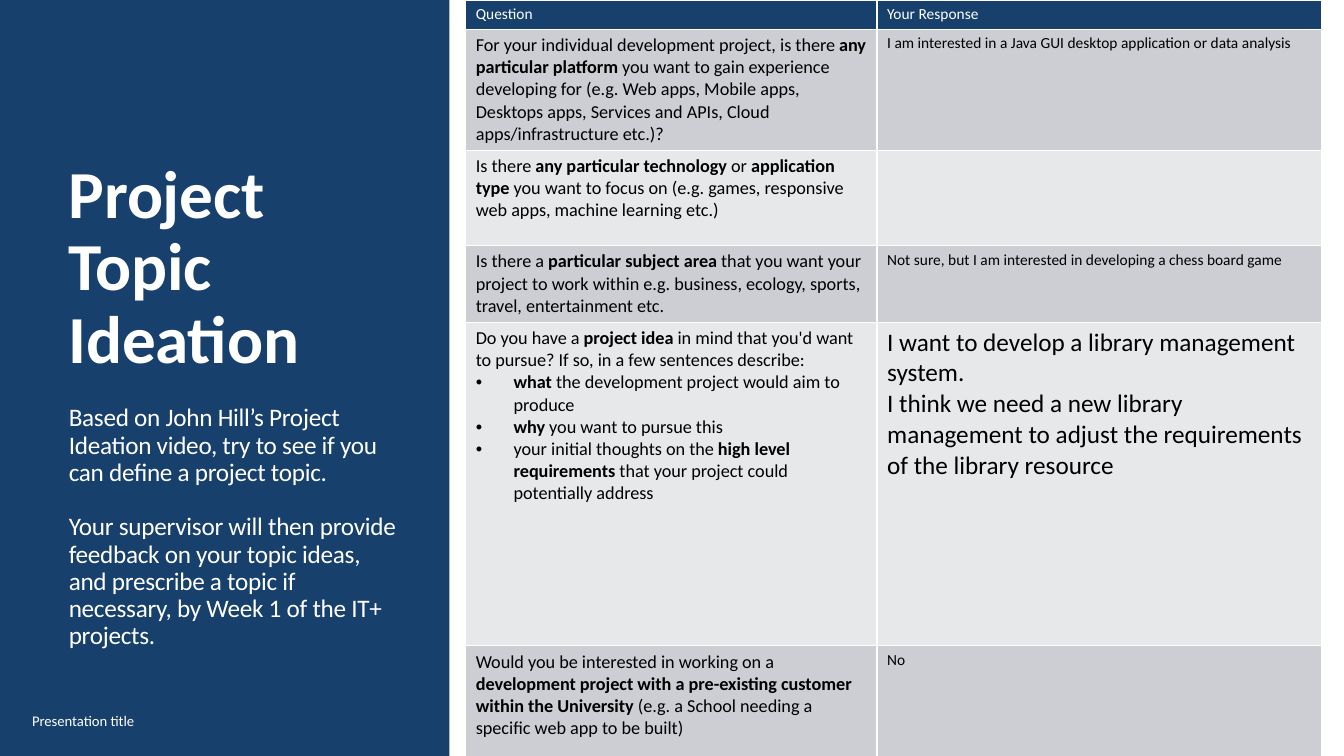
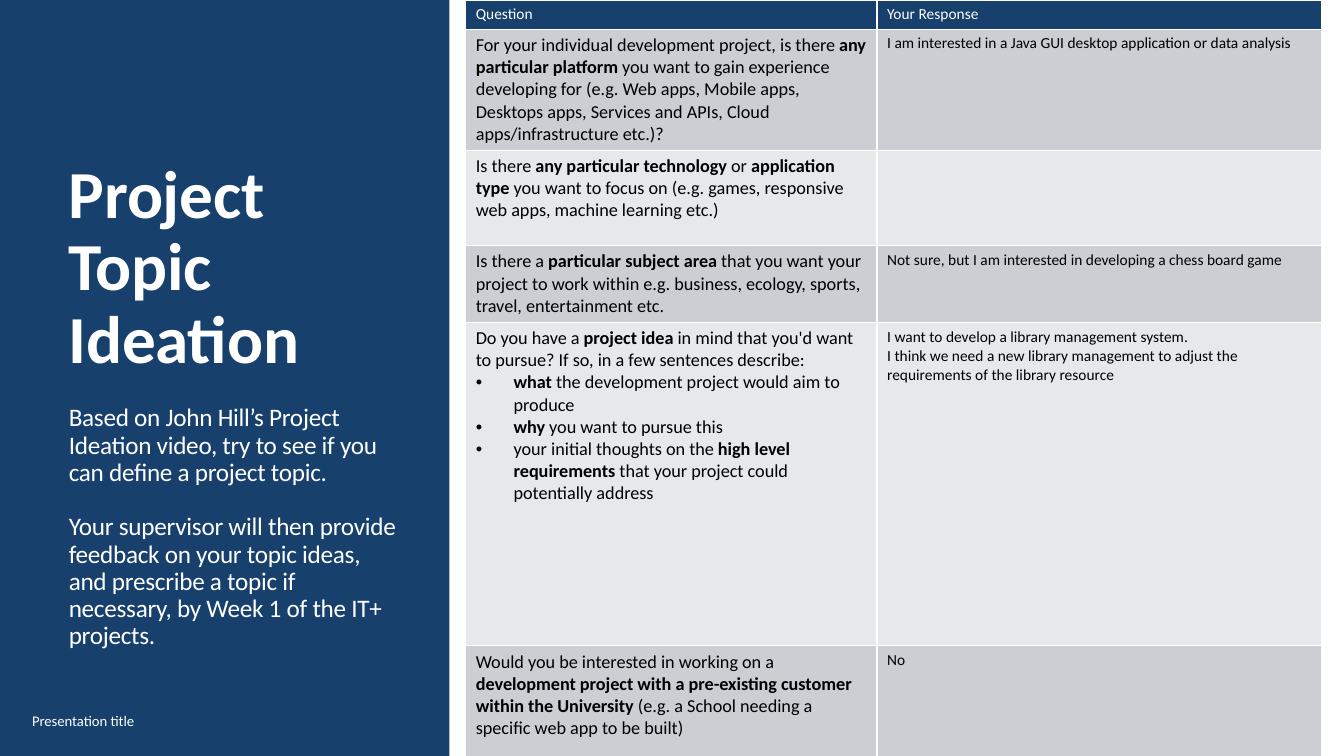
Before and after one commit to newa-star/library_management_system, a slide deck: slide 4 of IT+ Projects Tracker 22-23.pptx. Drawn at 1344x756 pixels with LibreOffice and Linux fonts; fonts in the diff are those of the drawing. Boxes give left, top, right and bottom in pixels: in the first picture for what was removed or moved away, otherwise in the second. Text is boxed around its words. In the diff, an @@ line names an element or a change of style, - is before the commit and + after.

Commit message:
commit the updated project tracker

```diff
--- a/IT+ Projects Tracker 22-23.pptx
+++ b/IT+ Projects Tracker 22-23.pptx
@@ table at (x1=466, y1=0, x2=1322, y2=756) @@
@@ size 18 to 11 pt in "I want to develop a library management ...", "I think we need a new library ..." @@
```
Also in this commit, not shown: 2 other slides changed.
